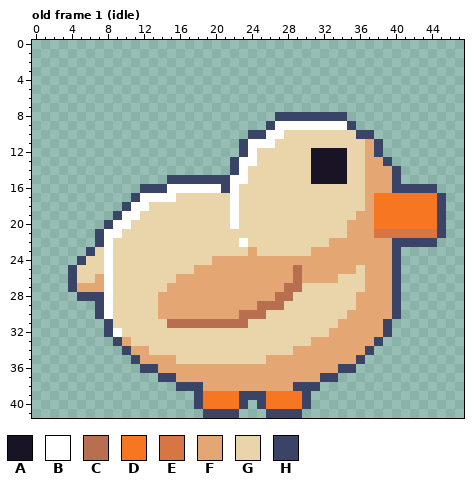
Pixel-art file: art/bird/bird.aseprite. That is the earlier state.
48x42 pixels, 18 frames. Shown: old frame 1 (idle). The commit also changed other frames, which this record leaves out.
Palette (. is transparent): A #181425  B #ffffff  C #b86f50  D #f77622  E #d77643  F #e4a672  G #ead4aa  H #3a4466
Pixels before, old frame 1 (idle), first column x 4:
 8 .......................HHHHHHHH...........
 9 ......................HBBBBBBBBH..........
10 ....................HHBBGGGGGGGGHH........
11 ...................HBBBGGGGGGGGGGFH.......
12 ...................HBGGGGGGAAAAGGFH.......
13 ..................HBBGGGGGGAAAAGGFFH......
14 ..................HBGGGGGGGAAAAGGFFFH.....
15 ...........HHHHHHHBBGGGGGGGAAAAGGFFFH.....
16 ........HHHBBBBBBHBGGGGGGGGGGGGGGFFFHHHHH.
17 .......HBBBBGGGGGGBGGGGGGGGGGGGGGFDDDDDDDH
18 ......HBBGGGGGGGGGBGGGGGGGGGGGGGGFDDDDDDDH
19 .....HBBGGGGGGGGGGBGGGGGGGGGGGGGFFDDDDDDDH
20 ....HBBGGGGGGGGGGGBGGGGGGGGGGGGFFFDDDDDDDH
21 ...HBBGGGGGGGGGGGGGGGGGGGGGGGGGFFFEEEEEEEH
22 ...HBGGGGGGGGGGGGGGBGGGGGGGGGFFFFFFFHHHHH.
23 ..HGBGGGGGGGGGGGGGGGFGGGGGGFFFFFFFFFH.....
24 .HGGBGGGGGGGGGGGFFFFFFFFFFFFFFFFFFFFH.....
25 HGGGBGGGGGGGGGFFFFFFFFFFFCFFFFFFGFFFH.....
26 HGGFBGGGGGGGFFFFFFFFFFFFFCFFFFGGGFFFH.....
27 HFFFBGGGGGGFFFFFFFFFFFFFCCGGGGGGGFFFH.....
28 .HHHBGGGGGFFFFFFFFFFFFFCCGGGGGGGFFFFH.....
29 ...HBGGGGGFFFFFFFFFFFCCCGGGGGGGGFFFFH.....
30 ...HBGGGGGFFFFFFFFFCCCGGGGGGGGGFFFFFH.....
31 ....HGGGGGGCCCCCCCCCGGGGGGGGGGFFFFFH......
32 ....HBGGGGGGGGGGGGGGGGGGGGGGGFFFFFFH......
33 .....HFGGGGGGGGGGGGGGGGGGGGFFFFFFFH.......
34 ......HFFGGGGGGGGGGGGGGGGFFFFFFFFH........
35 .......HFFFFGGGGGGGGGGFFFFFFFFFFH.........
36 ........HHFFFFFFFFFFFFFFFFFFFFHH..........
37 ..........HHFFFFFFFFFFFFFFFFHH............
38 ............HHHFFFFFFFFFFHHH..............
39 ..............HDDDDHHHDDDDH...............
40 ..............HDDDDH.HDDDDH...............
41 ...............HHHH...HHHH................
After the commit:
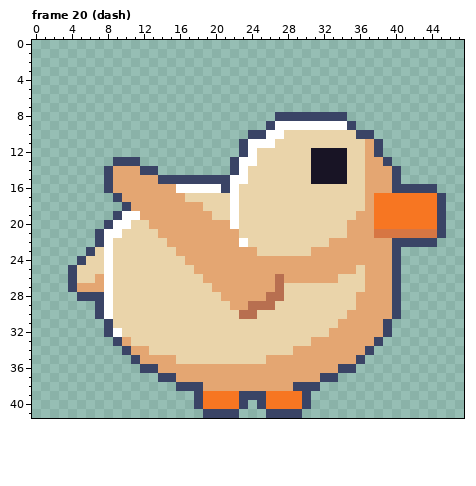
A new or re-ordered frame is compared with the old frame closest to it.
Message: Lift Chibi’s wing up and back during the dash animation
Changes in this commit:
frames 18 -> 21
Frame 20 (dash) is new; against old frame 1 (idle):
y 13: x 9..11 ... -> HHH
y 14: x 8..13 ...... -> HFFFHH
y 15: x 8..14 ....... -> HFFFFFH
y 16: x 8..15 ....HHHB -> HFFFFFFF
y 17: x 9..16 ..HBBBBG -> HFFFFFFF
y 18: x 11..18 BBGGGGGG -> FFFFFFFF
y 19: x 12..19 GGGGGGGG -> FFFFFFFF
y 20: x 13..21 GGGGGGGGG -> FFFFFFFFF
y 21: x 14..22 GGGGGGGGG -> FFFFFFFFF
y 22: x 15..22 GGGGGGGG -> FFFFFFFF
y 23: x 16..23 GGGGGGGG -> FFFFFFFF
y 24: x 17..19 GGG -> FFF
y 25: x 29 C -> F
y 26: x 16..18 FFF -> GGG; x 27 F -> C; x 29 C -> F
y 27: x 15..19 FFFFF -> GGGGG; x 27..29 FCC -> CGG
y 28: x 14..20 FFFFFFF -> GGGGGGG; x 26 F -> C; x 28 C -> G
y 29: x 14..21 FFFFFFFF -> GGGGGGGG; x 24 F -> C; x 27 C -> G
y 30: x 14..22 FFFFFFFFF -> GGGGGGGGG; x 25 C -> G
y 31: x 15..23 CCCCCCCCC -> GGGGGGGGG
Where, in picture pixels (left, top, right, bottom), the same in both pictures:
changed: (104, 157, 302, 328)
